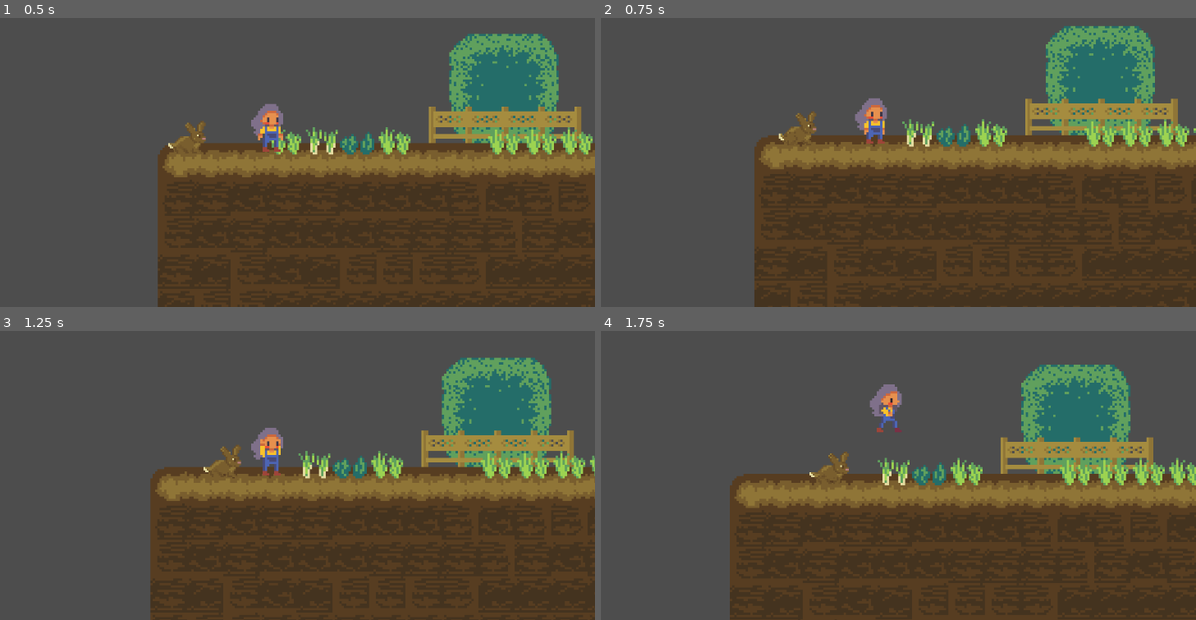
Above: before the commit, frames 1-4 (two rows, left to right).
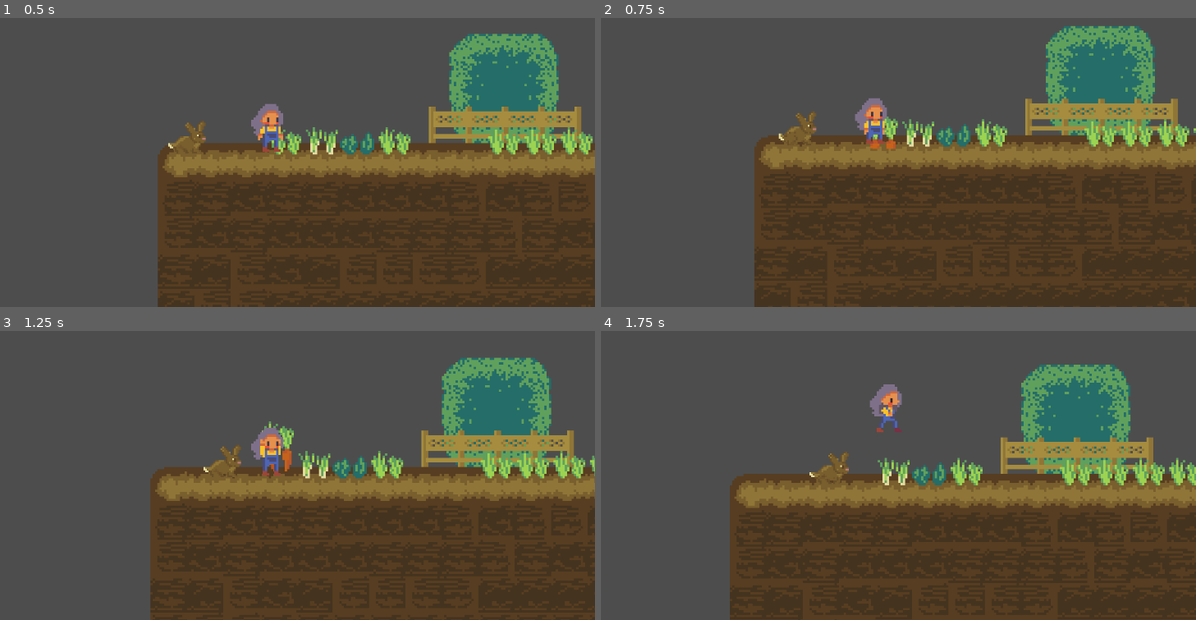
Above: after the commit, the same moments.

Repository: BrandonManuel/garden-game
Game: Godot game, scene res://Assets/Scenes/garden.tscn
The game is run twice, just before and just after one commit, with the same random seed, the same clock (stepped at 60 frames per second) and the same inputs.
Inputs:
- Up to frame 1 (0.5 s): no input
- Up to frame 2 (0.75 s): hold Right (walk_right) from 0.53 s (still down); tap E (pick_up) at 0.6 s
- Up to frame 3 (1.25 s): keep holding Right (walk_right); tap Space (jump) at 0.77 s
- Up to frame 4 (1.75 s): keep holding Right (walk_right); tap Shift (run) at 1.35 s; tap Space (jump) at 1.52 s

Frame 1 is identical in both runs. In frame 2, 0.2% of the frame differs, in the area x 45-50%, y 34-46%; in frame 3, 0.3%, in the area x 44-50%, y 31-49%; in frame 4, nothing differs.

Commit message:
Carrot now waits for a half second before disappearing

Diff:
--- a/Assets/Scripts/carrot.gd
+++ b/Assets/Scripts/carrot.gd
@@ -1,4 +1,5 @@
 extends Area2D
+@onready var sprite_2d: Sprite2D = $Sprite2D
 
 var tile_position
 func _ready():
@@ -6,6 +7,15 @@
 	tile_position = tilemap.local_to_map(position)
 
 func picked_up():
+	var tween = get_tree().create_tween()
+	tween.tween_property(sprite_2d,"position", Vector2.UP * 5, .5).as_relative().set_trans(Tween.TRANS_LINEAR)
+	tween.parallel().tween_property(sprite_2d,"region_rect", Rect2(0, 0, 16.0, 32.0), .5).set_trans(Tween.TRANS_LINEAR)
+
+	tween.tween_callback(clear)
+
+
+func clear():
+	await get_tree().create_timer(.5).timeout
 	var tilemap = get_parent()
 	tilemap.set_cell(tile_position)
 	queue_free()
